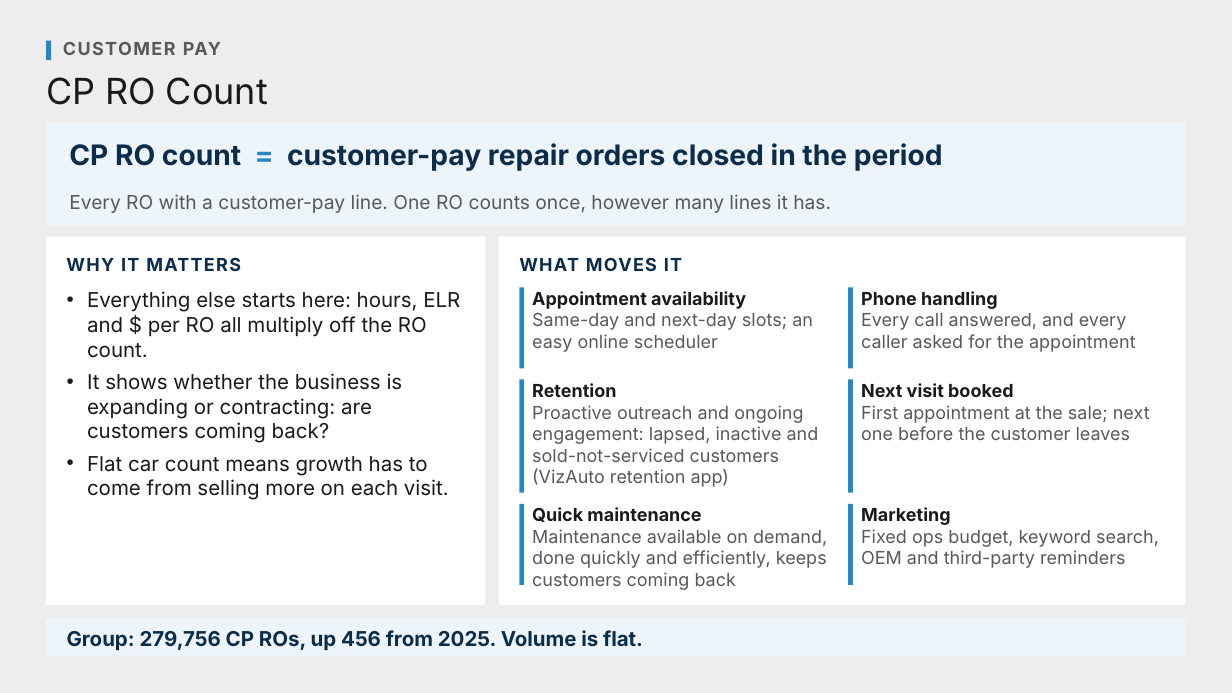
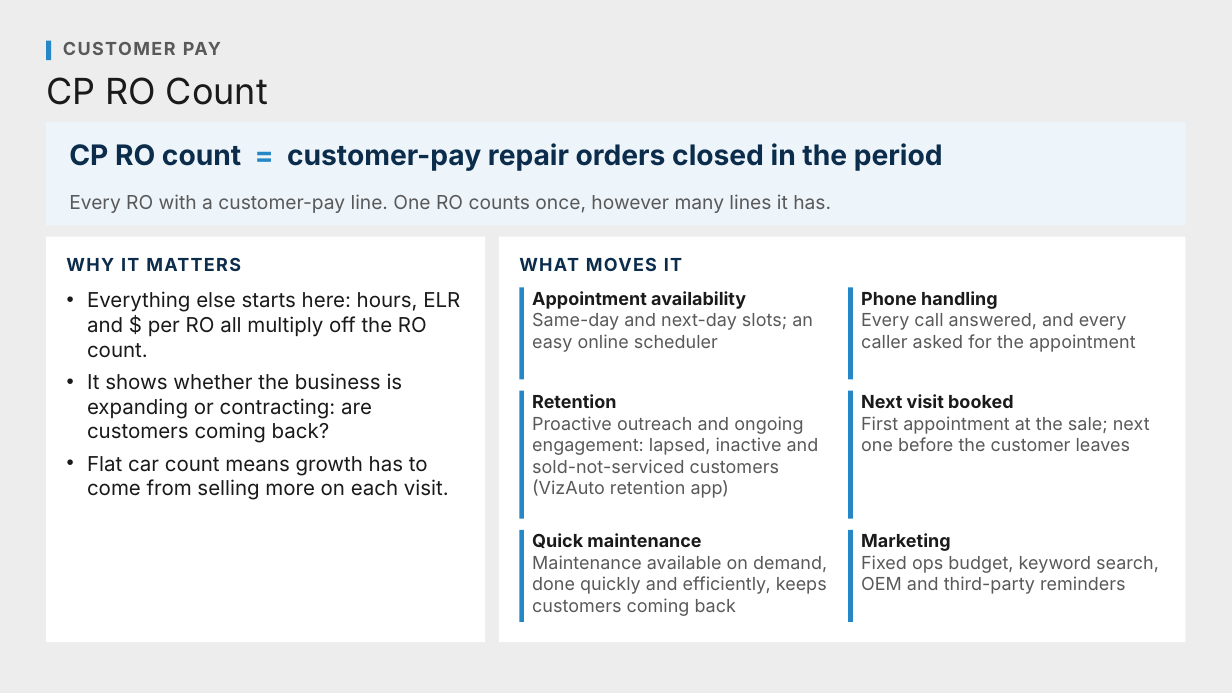
Before and after one commit to Ndresner/Noah, a slide deck: slide 1 of day2-deck/decks/Metric Explainers - Review.pptx. Drawn at 1232x693 pixels with LibreOffice and Linux fonts; fonts in the diff are those of the drawing. Boxes give left, top, right and bottom in pixels: in the first picture for what was removed or moved away, otherwise in the second. Text is boxed around its words. In the diff, an @@ line names an element or a change of style, - is before the commit and + after.

```diff
--- a/day2-deck/decks/Metric Explainers - Review.pptx
+++ b/day2-deck/decks/Metric Explainers - Review.pptx
@@ rectangle: place and size @@
-rectangle at box(46, 237, 485, 605)
+rectangle at box(46, 237, 485, 642)
@@ rectangle: place and size @@
-rectangle at box(499, 237, 1186, 605)
+rectangle at box(499, 237, 1186, 642)
@@ rectangle: place and size @@
-rectangle at box(519, 287, 524, 369)
+rectangle at box(519, 287, 524, 380)
@@ rectangle: place and size @@
-rectangle at box(848, 287, 853, 369)
+rectangle at box(848, 287, 853, 380)
@@ rectangle: place and size @@
-rectangle at box(519, 380, 524, 494)
+rectangle at box(519, 391, 524, 519)
@@ text "Retention": place and size @@
-text "Retention" at box(532, 383, 819, 487)
+text "Retention" at box(532, 394, 819, 498)
@@ rectangle: place and size @@
-rectangle at box(848, 380, 853, 494)
+rectangle at box(848, 391, 853, 519)
@@ text "Next visit booked": place and size @@
-text "Next visit booked" at box(861, 383, 1150, 440)
+text "Next visit booked" at box(861, 394, 1150, 451)
@@ rectangle: place and size @@
-rectangle at box(519, 504, 524, 585)
+rectangle at box(519, 530, 524, 622)
@@ text "Quick maintenance": place and size @@
-text "Quick maintenance" at box(532, 507, 827, 590)
+text "Quick maintenance" at box(532, 533, 827, 616)
@@ rectangle: place and size @@
-rectangle at box(848, 504, 853, 585)
+rectangle at box(848, 530, 853, 622)
@@ text "Marketing": place and size @@
-text "Marketing" at box(861, 507, 1159, 568)
+text "Marketing" at box(861, 533, 1159, 594)
@@ rectangle removed at box(46, 619, 1186, 657) @@
@@ text removed at box(67, 630, 643, 651) @@
-Group: 279,756 CP ROs, up 456 from 2025. Volume is flat.
```
Also in this commit, not shown: 2 other slides changed, 8 other files.
